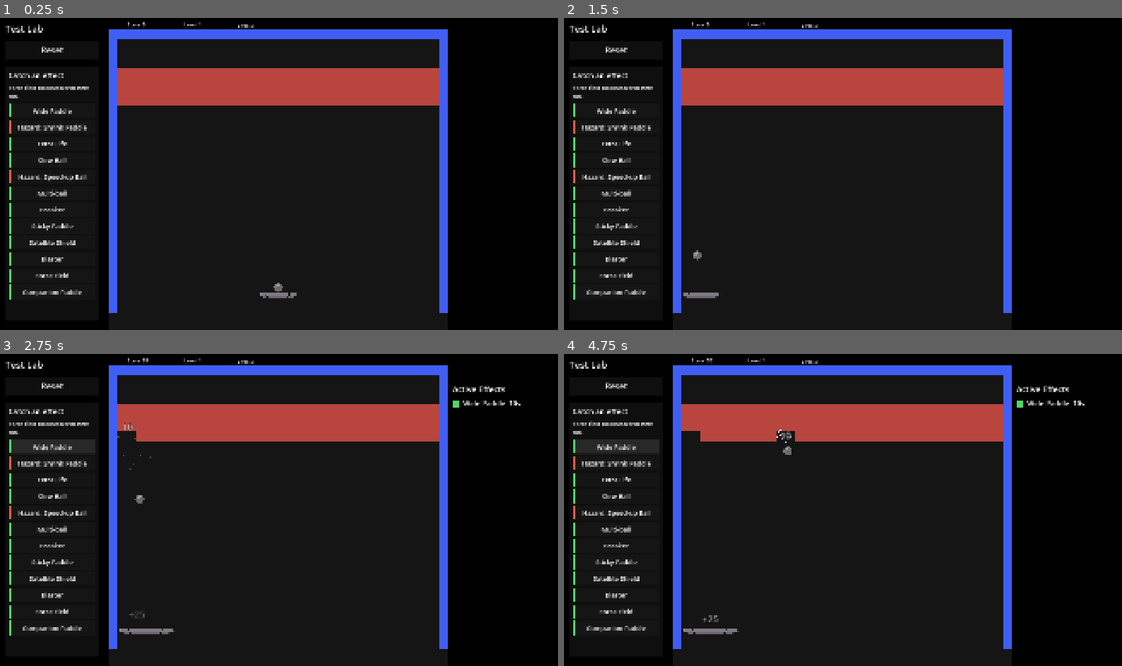
Above: before the commit, frames 1-4 (two rows, left to right).
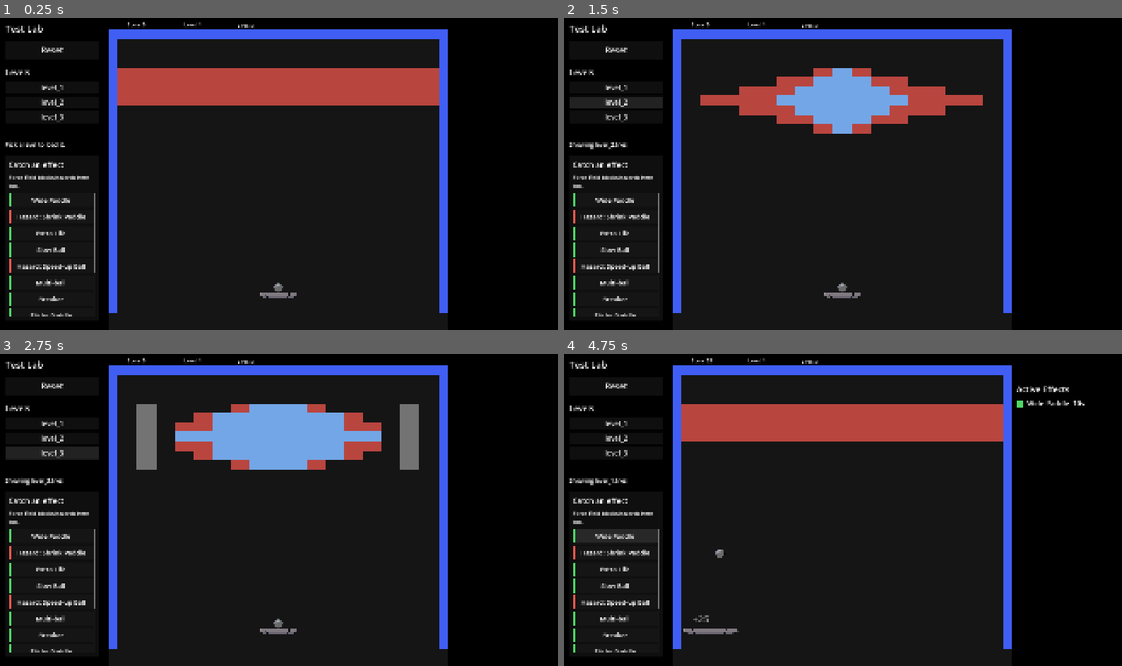
Above: after the commit, the same moments.

Repository: OptikCrash/break-out
Game: Godot game, scene res://devtools/test_lab.tscn
The game is run twice, just before and just after one commit, with the same random seed, the same clock (stepped at 60 frames per second) and the same inputs. This scene is started directly instead of the project's main scene.
Inputs (mouse positions are in pixels of both pictures, inside the frame that each line leads up to):
- Up to frame 1 (0.25 s): no input
- Up to frame 2 (1.5 s): click "Reset" at 0.5 s; click (614, 102) at 1.25 s, where only the run after the commit has a clickable "level_2"
- Up to frame 3 (2.75 s): click (50, 453) at 2 s, where only the run after the commit has a clickable "level_3"
- Up to frame 4 (4.75 s): click (614, 422) at 2.75 s, where only the run after the commit has a clickable "level_1"; click (614, 422) at 3.5 s, where only the run after the commit has a clickable "level_1"; click "Wide Paddle" at 4.25 s

The runs differ from the first frame. In frame 1, 2.7% of the frame differs, in the area x 1-18%, y 16-96%; in frame 2, 10%; in frame 3, 13%, in the area x 0-94%, y 1-96%; in frame 4, 3.6%.

Commit message:
#85: Test Lab level picker panel (#89)
Scan levels/ for .tres files at runtime, one button per file. A click validates with Level.validation_error(), loads via Bricks.load_level() and resets the lab; bad files are rejected on screen. Reset now rebuilds bricks.level, so it keeps the picked level.

Co-authored-by: nacey-bot <nacey-bot@users.noreply.github.com>
Co-authored-by: Claude Opus 5.5 <noreply@anthropic.com>

Diff:
--- a/devtools/test_lab.gd
+++ b/devtools/test_lab.gd
@@ -4,6 +4,12 @@
 # so this script only changes the session rules: everything else (loading,
 # effects, scoring, capsules) is main.gd's real code. Open test_lab.tscn in
 # the editor and press F6; no production scene links here.
+
+# Scanned when the lab opens, so a new .tres dropped in here gets a button
+# without editing a list. A var (not const) so tests can point it elsewhere.
+var levels_dir := "res://levels/"
+@onready var level_buttons := $LabOverlay/LevelPicker/Scroll/Buttons
+@onready var level_status := $LabOverlay/LevelPicker/Status
 
 func _ready() -> void:
 	super._ready()
@@ -12,6 +18,7 @@
 	pause_screen.queue_free()
 	pause_screen = null
 	$LabOverlay/ResetButton.pressed.connect(reset_lab)
+	refresh_level_picker()
 	_build_effect_buttons()
 
 func can_pause() -> bool:
@@ -33,9 +40,65 @@
 func back_to_title() -> void:
 	pass
 
-# Back to a fresh start of the current level: one ball resting on the paddle,
-# bricks rebuilt, and the same cleanup a lost life or level end uses.
+# Back to a fresh start of the level on screen (bricks.level, which the picker
+# may have changed): one ball resting on the paddle, bricks rebuilt, and the
+# same cleanup a lost life or level end uses.
 func reset_lab() -> void:
+	_restart_with(bricks.level)
+
+# Every .tres file in levels_dir, sorted so level_10 comes after level_9.
+func find_level_files() -> Array[String]:
+	var files: Array[String] = []
+	for file in DirAccess.get_files_at(levels_dir):
+		if file.get_extension() == "tres":
+			files.append(file)
+	files.sort_custom(func(a: String, b: String): return a.naturalnocasecmp_to(b) < 0)
+	return files
+
+# Rebuilds the picker's buttons from the folder on disk.
+func refresh_level_picker() -> void:
+	for button in level_buttons.get_children():
+		level_buttons.remove_child(button)
+		button.queue_free()
+	var files := find_level_files()
+	if files.is_empty():
+		level_status.text = "No .tres levels found in %s" % levels_dir
+		return
+	level_status.text = "Pick a level to load it."
+	for file in files:
+		var button := Button.new()
+		button.name = file.get_basename()
+		button.text = file.get_basename()
+		# Same as Reset: a focused button would also take Space (launch).
+		button.focus_mode = Control.FOCUS_NONE
+		button.add_theme_font_size_override("font_size", 24)
+		button.pressed.connect(pick_level_file.bind(file))
+		level_buttons.add_child(button)
+
+# Loads a picked file through the same validation and Bricks.load_level() the
+# real game uses. A rejected level leaves the current layout and balls alone.
+func pick_level_file(file: String) -> bool:
+	var path := levels_dir.path_join(file)
+	# Loaded on click, not while scanning, so one broken file can't stop the
+	# rest of the list from appearing.
+	var level = ResourceLoader.load(path) if ResourceLoader.exists(path) else null
+	if not level is Level:
+		level_status.text = "%s is not a Level resource." % file
+		return false
+	var error: String = level.validation_error()
+	if not error.is_empty():
+		# Shown on screen rather than push_error(): a bad file is expected
+		# while authoring levels, and the lab should keep running.
+		level_status.text = "%s rejected: %s" % [file, error]
+		return false
+	_restart_with(level)
+	level_status.text = "Showing %s" % file
+	return true
+
+func _restart_with(level: Level) -> void:
+	# Validates again; on failure it pushes the error and keeps the old bricks.
+	if not bricks.load_level(level):
+		return
 	_clear_effects_and_capsules()
 	var balls := get_balls()
 	for extra in balls.slice(1):
@@ -51,7 +114,6 @@
 	else:
 		balls[0].reset()
 		balls[0].set_physics_process(true)
-	bricks.load_level(levels[current_level_index])
 	_count_completion_bricks()
 	hud.update_message("")
 
--- a/devtools/test_lab.tscn
+++ b/devtools/test_lab.tscn
@@ -26,9 +26,37 @@
 theme_override_font_sizes/font_size = 28
 text = "Reset"
 
+[node name="LevelPicker" type="VBoxContainer" parent="LabOverlay"]
+offset_left = 32.0
+offset_top = 184.0
+offset_right = 352.0
+offset_bottom = 464.0
+theme_override_constants/separation = 12
+
+[node name="Heading" type="Label" parent="LabOverlay/LevelPicker"]
+layout_mode = 2
+theme_override_font_sizes/font_size = 28
+text = "Levels"
+
+[node name="Scroll" type="ScrollContainer" parent="LabOverlay/LevelPicker"]
+layout_mode = 2
+size_flags_vertical = 3
+horizontal_scroll_mode = 0
+
+[node name="Buttons" type="VBoxContainer" parent="LabOverlay/LevelPicker/Scroll"]
+layout_mode = 2
+size_flags_horizontal = 3
+theme_override_constants/separation = 8
+
+[node name="Status" type="Label" parent="LabOverlay/LevelPicker"]
+custom_minimum_size = Vector2(320, 0)
+layout_mode = 2
+theme_override_font_sizes/font_size = 20
+autowrap_mode = 3
+
 [node name="EffectPanel" type="PanelContainer" parent="LabOverlay"]
 offset_left = 32.0
-offset_top = 184.0
+offset_top = 488.0
 offset_right = 352.0
 anchor_bottom = 1.0
 offset_bottom = -32.0
--- /dev/null
+++ b/tests/test_lab_level_picker_test.gd
@@ -0,0 +1,121 @@
+extends SceneTree
+
+# The Test Lab's level picker: buttons come from scanning levels/, clicking one
+# swaps the layout through Bricks.load_level(), and bad files are rejected on
+# screen without touching the current level or the lab's session rules.
+
+const SCRATCH_DIR := "user://test_lab_level_picker/"
+
+var failures := 0
+
+func _initialize() -> void:
+	run.call_deferred()
+
+func run() -> void:
+	root.size = Vector2i(1920, 1080)
+	var lab = load("res://devtools/test_lab.tscn").instantiate()
+	root.add_child(lab)
+	await process_frame
+
+	# Discovery: one button per .tres in the real folder, nothing hardcoded.
+	var expected: Array[String] = []
+	for file in DirAccess.get_files_at("res://levels/"):
+		if file.get_extension() == "tres":
+			expected.append(file.get_basename())
+	var buttons: Array = lab.level_buttons.get_children()
+	var names := buttons.map(func(button): return button.text)
+	_check(expected.size() >= 3 and names.size() == expected.size(), "One button per level file")
+	for level_name in expected:
+		_check(names.has(level_name), "Picker lists %s" % level_name)
+	_check(names.slice(0, 3) == ["level_1", "level_2", "level_3"], "Levels are listed in order")
+	for button in buttons:
+		_check(button.focus_mode == Control.FOCUS_NONE, "%s can't take Space from launch" % button.text)
+
+	# The picker sits in the left gutter, below Reset, inside the viewport.
+	var picker: Control = lab.get_node("LabOverlay/LevelPicker")
+	var reset_rect: Rect2 = lab.get_node("LabOverlay/ResetButton").get_global_rect()
+	var picker_rect := picker.get_global_rect()
+	_check(picker_rect.end.x <= 384.0 and picker_rect.position.x >= 0.0, "Picker stays out of the Play Area")
+	_check(not picker_rect.intersects(reset_rect) and picker_rect.end.y <= 1080.0, "Picker fits below Reset")
+	# The effect panel shares the left gutter; stack them without overlap at any window size.
+	for window_size in [Vector2i(1920, 1080), Vector2i(960, 540)]:
+		root.size = window_size
+		await process_frame
+		await process_frame
+		var effect_rect: Rect2 = lab.get_node("LabOverlay/EffectPanel").get_global_rect()
+		_check(not picker.get_global_rect().intersects(effect_rect) and effect_rect.size.y > 0.0,
+			"Level picker and effect panel don't overlap")
+	root.size = Vector2i(1920, 1080)
+
+	# Clicking swaps the layout through the real loading path.
+	var level_2: Level = load("res://levels/level_2.tres")
+	var old_brick = lab.bricks.get_child(0)
+	lab.ball.launched = true
+	lab.ball.velocity = Vector2(0, -300)
+	lab.paddle.position.x += 200.0
+	_button(lab, "level_2").pressed.emit()
+	_check(lab.bricks.level == level_2, "Clicking level_2 loads it into Bricks")
+	_check(lab.bricks.get_child_count() == level_2.brick_cells().size() and lab.bricks.get_child(0) != old_brick,
+		"Old bricks are replaced by level_2's layout")
+	_check(lab.bricks_left > 0, "Completion count matches the new layout")
+	_check(lab.get_balls().size() == 1 and not lab.ball.launched and lab.paddle.position == lab.paddle_start,
+		"The ball rests on the paddle for the new level")
+	_check(lab.level_status.text.contains("level_2"), "Status names the level on screen")
+
+	# Session rules survive a pick: no pause, infinite lives, Reset keeps the pick.
+	_check(not lab.has_node("PauseScreen") and not lab.can_pause(), "Pause stays unreachable")
+	lab.ball.launched = true
+	lab._on_death_zone_body_entered(lab.ball)
+	_check(lab.lives == 3 and not lab.reset_ready and lab.get_balls().size() == 1, "Lives stay infinite")
+	lab.bricks.get_child(0).take_hit()
+	lab.get_node("LabOverlay/ResetButton").pressed.emit()
+	_check(lab.bricks.level == level_2 and lab.bricks.get_child_count() == level_2.brick_cells().size(),
+		"Reset rebuilds the picked level, not level_1")
+
+	# Bad files: listed (so they can be found and fixed) but rejected on click.
+	DirAccess.make_dir_recursive_absolute(SCRATCH_DIR)
+	var bad := Level.new()
+	bad.grid = "##\n#"
+	ResourceSaver.save(bad, SCRATCH_DIR + "bad_rows.tres")
+	ResourceSaver.save(Resource.new(), SCRATCH_DIR + "not_a_level.tres")
+	var good := Level.new()
+	good.grid = "#.#"
+	ResourceSaver.save(good, SCRATCH_DIR + "level_10.tres")
+	ResourceSaver.save(good, SCRATCH_DIR + "level_9.tres")
+	lab.levels_dir = SCRATCH_DIR
+	lab.refresh_level_picker()
+	names = lab.level_buttons.get_children().map(func(button): return button.text)
+	_check(names == ["bad_rows", "level_9", "level_10", "not_a_level"], "Rescan lists the new folder in natural order")
+	var shown_brick = lab.bricks.get_child(0)
+	_button(lab, "bad_rows").pressed.emit()
+	_check(lab.bricks.level == level_2 and lab.bricks.get_child(0) == shown_brick, "Invalid grid keeps the current level")
+	_check(lab.level_status.text == "bad_rows.tres rejected: " + bad.validation_error(),
+		"Status shows Level.validation_error()")
+	_button(lab, "not_a_level").pressed.emit()
+	_check(lab.bricks.level == level_2 and lab.level_status.text.contains("not a Level"),
+		"Non-Level resources are rejected")
+	_button(lab, "level_9").pressed.emit()
+	_check(lab.bricks.get_child_count() == 2 and lab.bricks_left == 2, "A valid file still loads after a rejection")
+
+	# Empty folder: say so rather than show a blank panel.
+	for file in DirAccess.get_files_at(SCRATCH_DIR):
+		DirAccess.remove_absolute(SCRATCH_DIR + file)
+	lab.refresh_level_picker()
+	_check(lab.level_buttons.get_child_count() == 0 and lab.level_status.text.contains("No .tres levels"),
+		"An empty folder shows a message")
+	DirAccess.remove_absolute(SCRATCH_DIR)
+
+	lab.free()
+	quit(1 if failures else 0)
+
+func _button(lab: Node, level_name: String) -> Button:
+	for button in lab.level_buttons.get_children():
+		if button.text == level_name:
+			return button
+	_check(false, "No button for %s" % level_name)
+	return Button.new()
+
+func _check(condition: bool, message: String) -> void:
+	if not condition:
+		printerr("FAIL: ", message)
+		failures += 1
--- a/tests/test_lab_test.gd
+++ b/tests/test_lab_test.gd
@@ -44,6 +44,9 @@
 	lab.reset_lab()
 	# Exercise GUI hit testing too, not only the connected pressed signals.
 	var shield_button := rows.get_node("satellite_shield") as Button
+	# The list scrolls below the level picker; bring the button into view as a player would.
+	lab.get_node("LabOverlay/EffectPanel/Margin/Content/Scroll").ensure_control_visible(shield_button)
+	await process_frame
 	var click := InputEventMouseButton.new()
 	click.button_index = MOUSE_BUTTON_LEFT
 	click.position = shield_button.get_global_rect().get_center()
Not shown, added: tests/test_lab_level_picker_test.gd.uid
Not shown, changed: AGENTS.md
